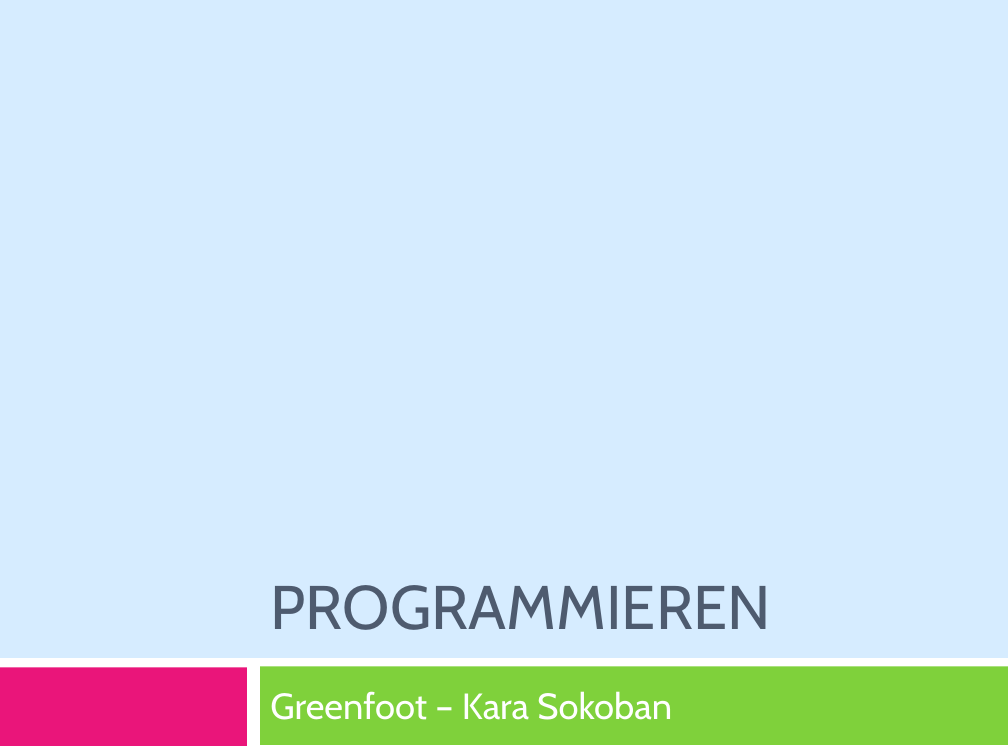
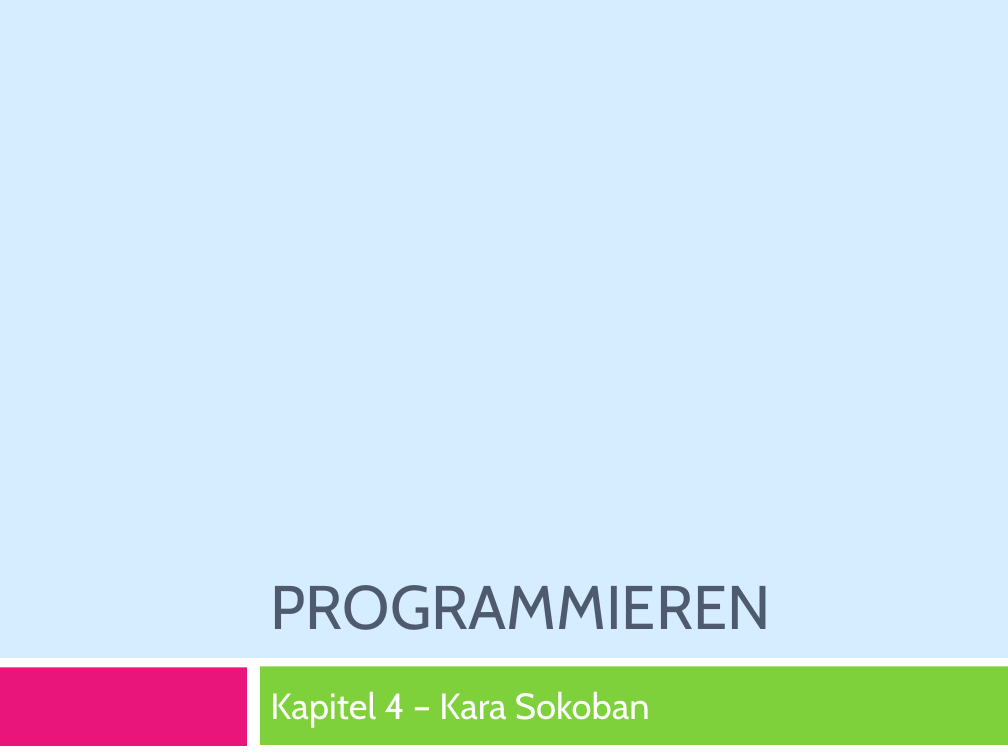
Before and after one commit to marcojakob/greenfoot-kara, a slide deck: slide 1 of presentations-de/praesentation-05-kapitel-4-kara-sokoban.pptx. Drawn at 1008x756 pixels with LibreOffice and Linux fonts; fonts in the diff are those of the drawing. Boxes give left, top, right and bottom in pixels: in the first picture for what was removed or moved away, otherwise in the second. Text is boxed around its words. In the diff, an @@ line names an element or a change of style, - is before the commit and + after.

```diff
--- a/presentations-de/praesentation-05-kapitel-4-kara-sokoban.pptx
+++ b/presentations-de/praesentation-05-kapitel-4-kara-sokoban.pptx
@@ subtitle at <box>270,691,650,727</box>: text changed @@
-Greenfoot – Kara Sokoban
+Kapitel 4 – Kara Sokoban
```
Also in this commit, not shown: 1 other slide changed, 6 other files.
